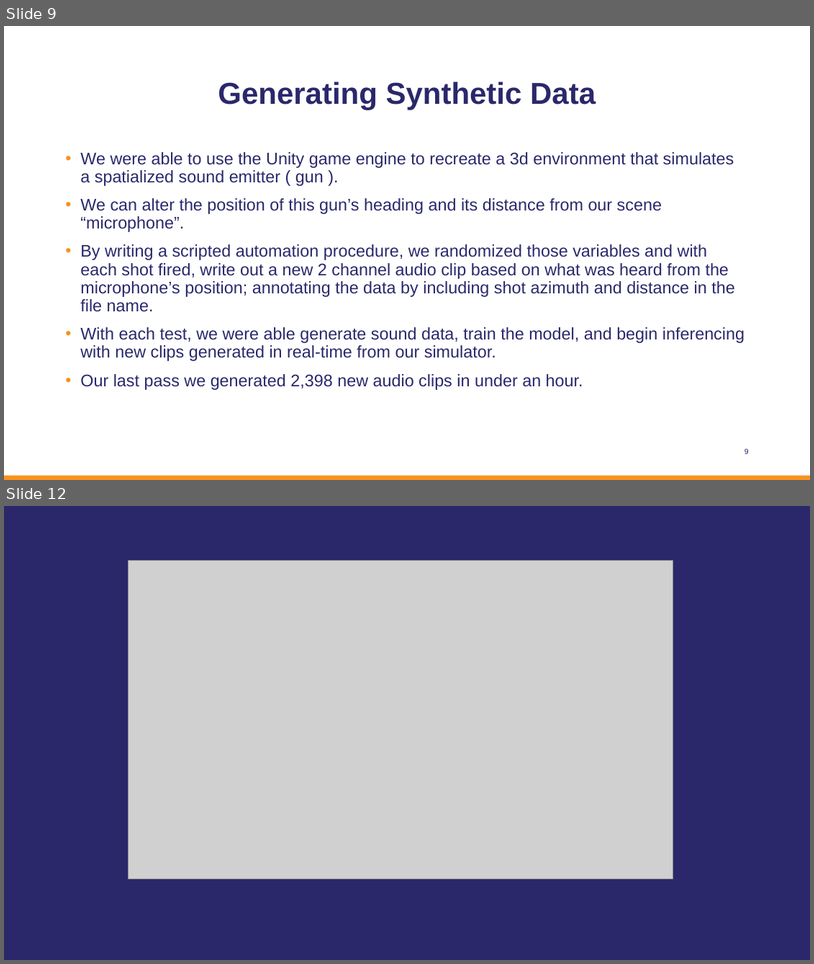
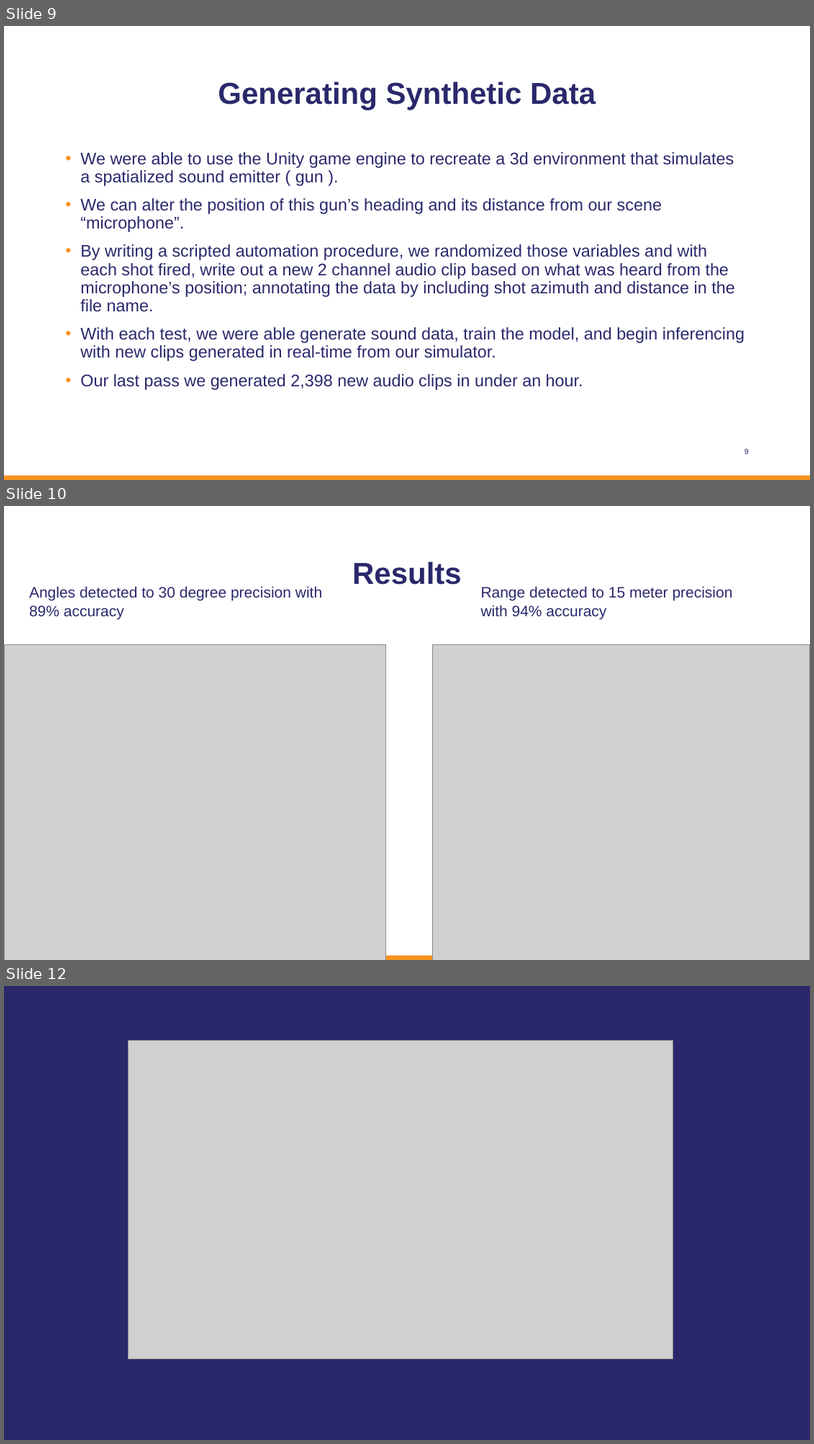
Before and after one commit to OctoConsulting/AudioHack2021, a slide deck: Hackathon_PPT_2021 Seeing Ear Bats.pptx. Shown one above the other, each under a label of ours: slides 9 and 12 before the commit, slides 9, 10 and 12 after it; the slides between them are not shown. The pictures are 814x964 and 814x1444 pixels, drawn with LibreOffice and Linux fonts; fonts in the diff are those of the drawing; grey boxes stand for pictures; background and template pictures are left out. Boxes give left, top, right and bottom in pixels: in the first picture for what was removed or moved away, otherwise in the second. Text is boxed around its words. In the diff, an @@ line names an element or a change of style, - is before the commit and + after.

```diff
--- a/Hackathon_PPT_2021 Seeing Ear Bats.pptx
+++ b/Hackathon_PPT_2021 Seeing Ear Bats.pptx
@@ slide 10 added at bbox=[4, 506, 810, 960], background #FFFFFF; not listed: 1 template element that a slide beside it also shows @@
@@ title added at bbox=[352, 561, 462, 584], 36 pt, text #2A286B, bold @@
+Results
@@ text added at bbox=[29, 586, 322, 619], 18 pt, text #2A286B @@
+Angles detected to 30 degree precision with 89% accuracy
@@ text added at bbox=[481, 586, 733, 619], 18 pt, text #2A286B @@
+Range detected to 15 meter precision with 94% accuracy
@@ picture added at bbox=[4, 645, 386, 960] @@
@@ picture added at bbox=[433, 645, 810, 960] @@
```
Also in this commit, not shown: 1 slide changed, 1 slide removed, 5 other files.
